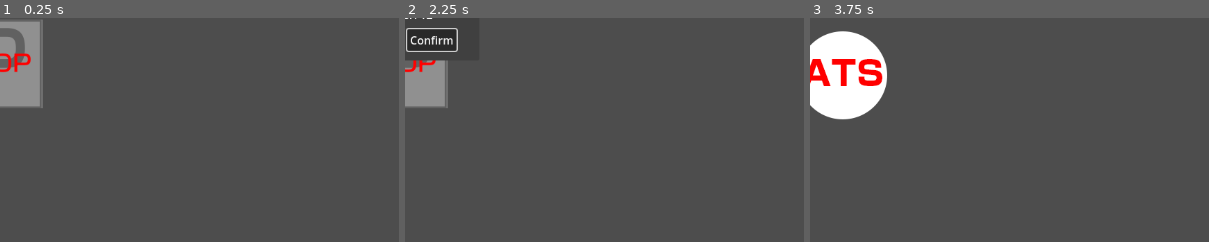
Above: before the commit, frames 1-3 (left to right).
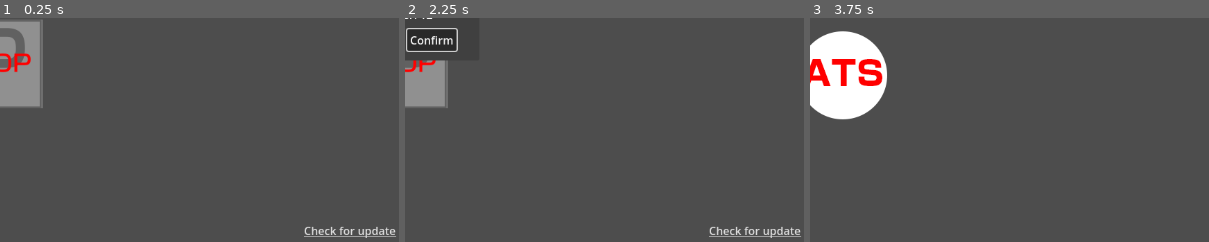
Above: after the commit, the same moments.

Repository: rinnyanneko/SR-ATS
Game: Godot game, scene res://main.tscn
Same seed, same stepped clock (60 frames per second), same inputs: the game is played once before the commit and once after it.
Inputs (mouse positions are % of the whole screen's width and height, from its top left):
- Up to frame 1 (0.25 s): no input
- Up to frame 2 (2.25 s): click (35, 31) at 0.52 s; type "12" at 0.6 s; click (49, 31) at 0.75 s; type "12" at 0.83 s; click "Save" at 1.25 s; click (16, 60) at 2 s
- Up to frame 3 (3.75 s): click "Language" at 2.75 s; click "Confirm" at 3.5 s
The pictures show only the part of the screen within x 50-100%, y 50-100%; the shares and areas given below are measured in that part.

The runs differ from the first frame. In frame 1, 0.5% of the frame differs, in the area x 76-100%, y 93-99%; in frame 2, 0.5%; in frame 3, nothing differs.
Error in both runs: Trying to assign value of type 'Nil' to a variable of type 'Dictionary'. (res://http_request.gd:20)

Commit message:
add "Check for update" button

Diff:
--- a/main.tscn
+++ b/main.tscn
@@ -97,6 +97,15 @@
 dialog_autowrap = true
 script = ExtResource("12_qinf2")
 
+[node name="LinkButton" type="LinkButton" parent="."]
+layout_mode = 0
+offset_left = 1015.0
+offset_top = 620.0
+offset_right = 1148.0
+offset_bottom = 644.0
+text = "Check for update"
+uri = "./update.exe"
+
 [connection signal="pressed" from="ATS-S" to="ATS-S" method="_on_pressed"]
 [connection signal="pressed" from="Save" to="Server" method="_on_button_pressed"]
 [connection signal="pressed" from="Save" to="Save" method="_on_pressed"]
